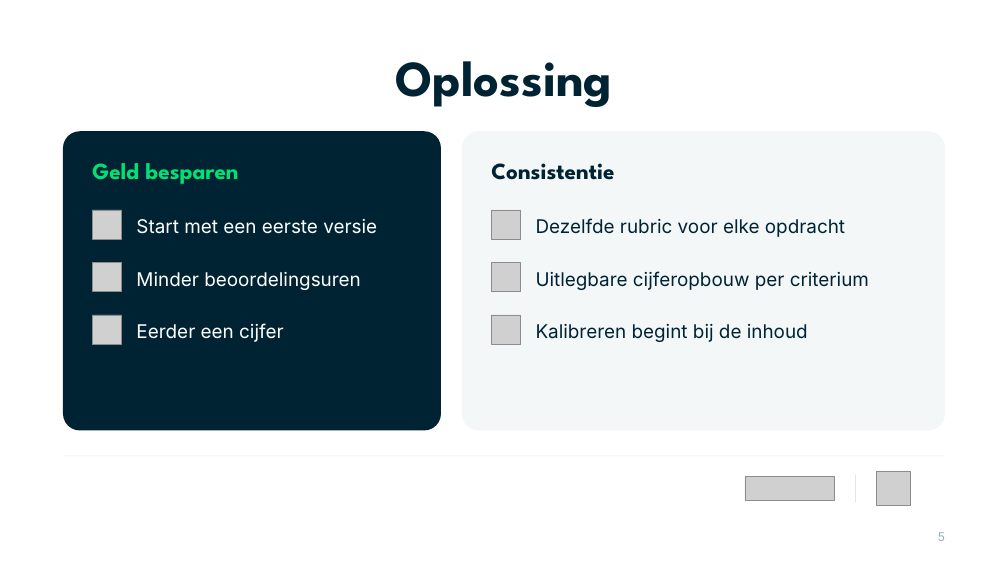
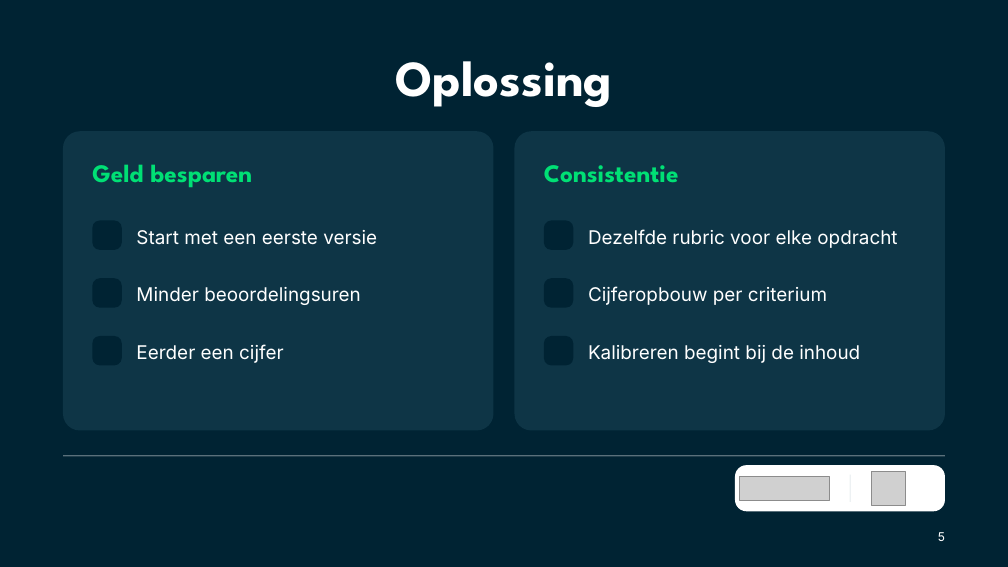
Before and after one commit to Dante-Eduface/Claude, a slide deck: slide 5 of GTM/Accounts/phov/deck/phov-deck-bewerkbaar.pptx. Drawn at 1008x567 pixels with LibreOffice and Linux fonts; fonts in the diff are those of the drawing; grey boxes stand for pictures; background and template pictures are left out. Boxes give left, top, right and bottom in pixels: in the first picture for what was removed or moved away, otherwise in the second. Text is boxed around its words. In the diff, an @@ line names an element or a change of style, - is before the commit and + after.

```diff
--- a/GTM/Accounts/phov/deck/phov-deck-bewerkbaar.pptx
+++ b/GTM/Accounts/phov/deck/phov-deck-bewerkbaar.pptx
@@ rectangle added at box(0, 0, 1008, 567), fill #002333 @@
@@ rounded rectangle: place and size @@
-rounded rectangle at box(63, 132, 441, 431)
+rounded rectangle at box(63, 132, 493, 431)
@@ rounded rectangle at box(63, 132, 493, 431): fill #002333 to #0E3546 @@
@@ rounded rectangle: place and size @@
-rounded rectangle at box(462, 132, 945, 431)
+rounded rectangle at box(515, 132, 945, 431)
@@ rounded rectangle at box(515, 132, 945, 431): fill #F3F7F8 to #0E3546 @@
@@ text "Geld besparen" at box(92, 164, 252, 188): size 22 to 24 pt @@
@@ text "Consistentie": place and size @@
-text "Consistentie" at box(491, 163, 614, 180)
+text "Consistentie" at box(544, 165, 679, 183)
@@ text "Consistentie" at box(544, 165, 679, 183): size 22 to 24 pt, text colour #002333 to #00E075 @@
@@ picture removed at box(92, 210, 122, 240) @@
@@ rounded rectangle added at box(92, 221, 122, 250), fill #002333 @@
@@ text "Start met een eerste versie": place and size @@
-text "Start met een eerste versie" at box(136, 219, 377, 234)
+text "Start met een eerste versie" at box(136, 230, 377, 245)
@@ picture removed at box(492, 210, 521, 240) @@
@@ rounded rectangle added at box(544, 221, 573, 250), fill #002333 @@
@@ text "Dezelfde rubric voor elke opdracht": place and size @@
-text "Dezelfde rubric voor elke opdracht" at box(536, 218, 845, 237)
+text "Dezelfde rubric voor elke opdracht" at box(588, 229, 897, 248)
@@ picture removed at box(92, 262, 122, 292) @@
@@ picture removed at box(492, 262, 521, 292) @@
@@ rounded rectangle added at box(92, 278, 122, 308), fill #002333 @@
@@ text "Minder beoordelingsuren": place and size @@
-text "Minder beoordelingsuren" at box(136, 272, 361, 290)
+text "Minder beoordelingsuren" at box(136, 287, 361, 305)
@@ rounded rectangle added at box(544, 278, 573, 308), fill #002333 @@
@@ text at box(588, 286, 827, 305): text changed; text colour #002333 to #FFFFFF @@
-Uitlegbare cijferopbouw per criterium
+Cijferopbouw per criterium
@@ picture removed at box(92, 315, 122, 345) @@
@@ picture removed at box(492, 315, 521, 345) @@
@@ rounded rectangle added at box(92, 336, 122, 365), fill #002333 @@
@@ text "Eerder een cijfer": place and size @@
-text "Eerder een cijfer" at box(136, 323, 284, 342)
+text "Eerder een cijfer" at box(136, 344, 284, 363)
@@ rounded rectangle added at box(544, 336, 573, 365), fill #002333 @@
@@ text colour #002333 to #FFFFFF in 3 elements at box(396, 61, 613, 107), box(588, 229, 897, 248), box(588, 345, 860, 363) @@
@@ text "Kalibreren begint bij de inhoud": place and size @@
-text "Kalibreren begint bij de inhoud" at box(536, 324, 808, 342)
+text "Kalibreren begint bij de inhoud" at box(588, 345, 860, 363)
@@ rectangle at box(63, 456, 945, 457): fill #E7EEF0 to #FFFFFF @@
@@ rounded rectangle added at box(735, 465, 945, 511), fill #FFFFFF @@
@@ 2 pictures, 1 rectangle: place and size @@
-2 pictures, 1 rectangle at box(745, 472, 910, 505)
+2 pictures, 1 rectangle at box(740, 472, 905, 505)
@@ text "5" at box(938, 532, 945, 541): text colour #9AAFB8 to #FFFFFF @@
```
Also in this commit, not shown: 5 other slides changed, 15 other files.
